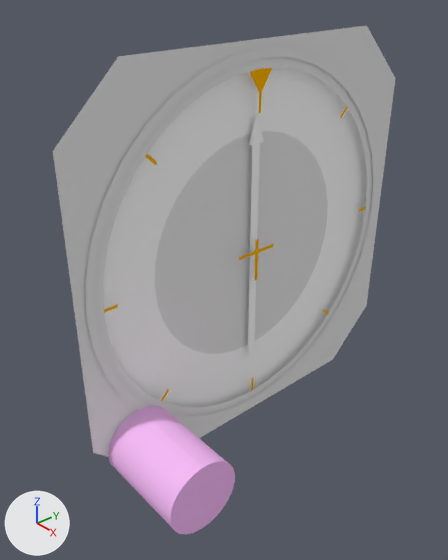
The Blender file dev/blender/instruments/ki227_228.blend, before and after one commit.
Camera for both pictures: a 50 mm lens placed at (-0.2855, -0.1248, -0.0506), pointed at (-0.3682, -0.0531, -0.1102). Lighting does not change. The marker at lower left points along +X, +Y and +Z.

Objects in the first picture: 'Chassis', 'CompassRose', 'CompassRoseCenter', 'HDGSelectorPick.L', 'HDGSelectorPick.R', 'KI227.ADFNeedle'.
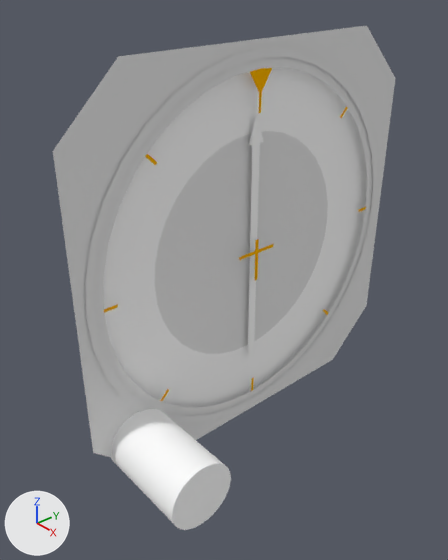
What differs and where, as boxes (x1, y1, x2, y2) in the pictures (448 x 560 px):
```json
{"object": "HDGSelectorPick.L", "change": "deleted", "before": [109, 410, 205, 534], "on screen": "pink"}
{"object": "HDGSelectorPick.R", "change": "deleted", "before": [139, 406, 235, 526], "on screen": "pink"}
{"object": "HDGSelector", "change": "unchanged, uncovered by the edit", "after": [111, 409, 231, 530]}
```

Edits to the scene script, one JSON object a line:
```json
{"op": "remove", "block": "ob_hdgselectorpick_r", "code": ["ob_hdgselectorpick_r = bpy.data.objects.new('HDGSelectorPick.R', me_mesh_009)", "ob_hdgselectorpick_r.location = (-0.3719, -0.0425, -0.1079)", "ob_hdgselectorpick_r.scale = (1.72, 1.0, 1.0)", "ob_hdgselectorpick_r.show_transparent = True"]}
{"op": "remove", "block": "ob_hdgselectorpick_l", "code": ["ob_hdgselectorpick_l = bpy.data.objects.new('HDGSelectorPick.L', me_mesh_008)", "ob_hdgselectorpick_l.location = (-0.3719, -0.0425, -0.1079)", "ob_hdgselectorpick_l.scale = (1.72, 1.0, 1.0)", "ob_hdgselectorpick_l.show_transparent = True"]}
```
